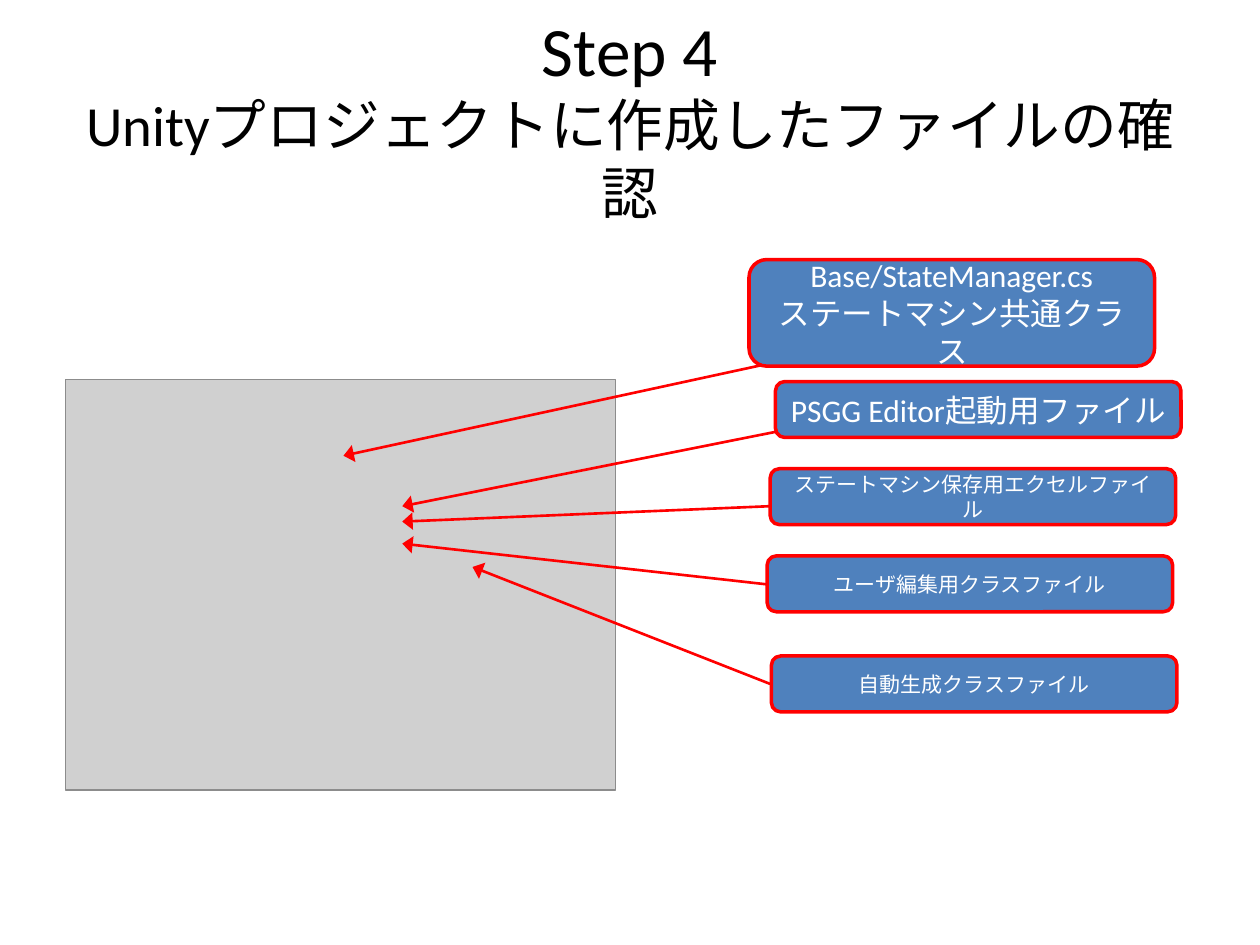
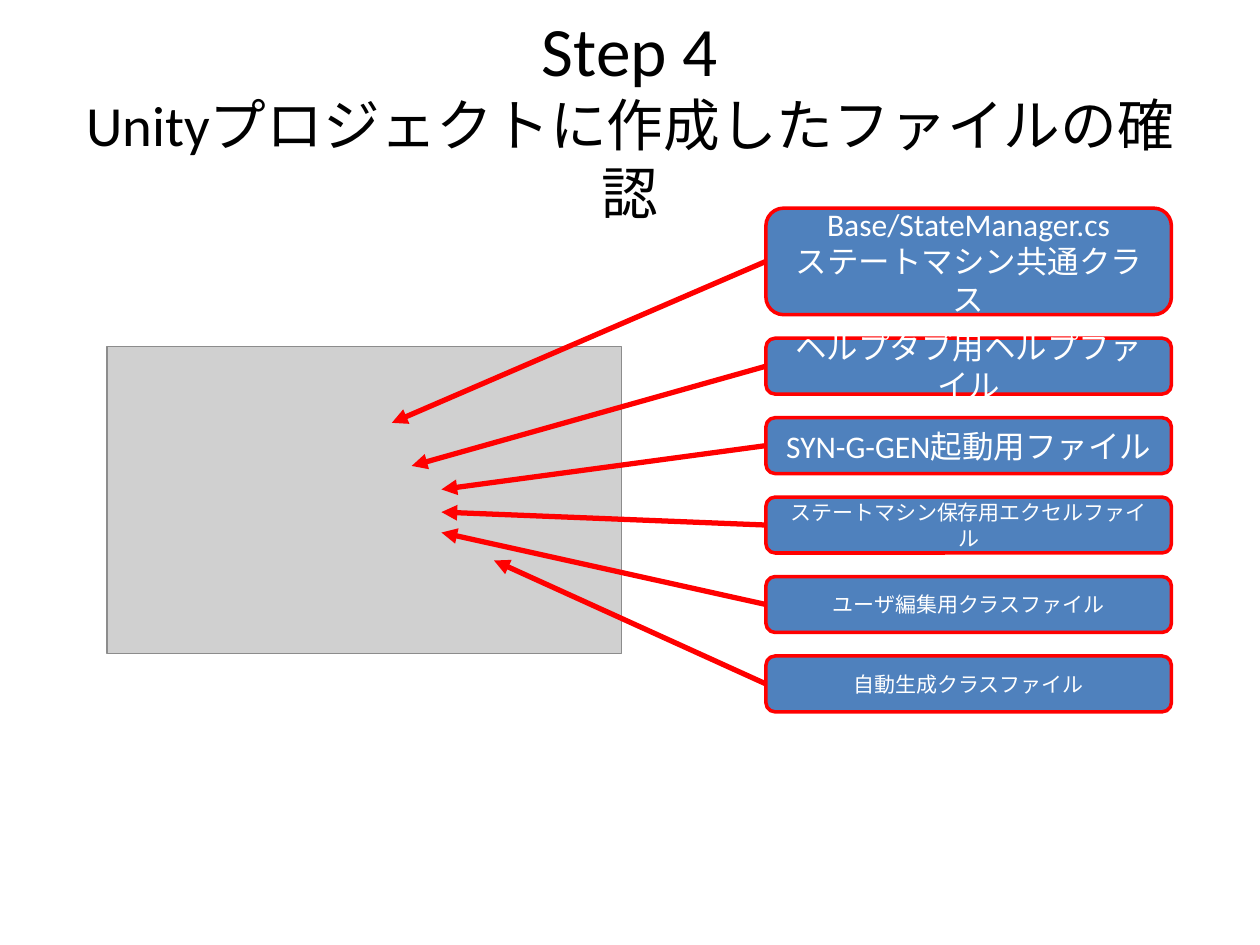
Before and after one commit to NNNIC/psgg-unity-tutorial, a slide deck: slide 8 of doc/PSGG Unity Tutorial #1.pptx. Drawn at 1260x945 pixels with LibreOffice and Linux fonts; fonts in the diff are those of the drawing; grey boxes stand for pictures. Boxes give left, top, right and bottom in pixels: in the first picture for what was removed or moved away, otherwise in the second. Text is boxed around its words. In the diff, an @@ line names an element or a change of style, - is before the commit and + after.

```diff
--- a/doc/PSGG Unity Tutorial #1.pptx
+++ b/doc/PSGG Unity Tutorial #1.pptx
@@ rounded rectangle "Base/StateManager.cs": place and size @@
-rounded rectangle "Base/StateManager.cs" at (748,260,1154,367)
+rounded rectangle "Base/StateManager.cs" at (766,208,1172,315)
@@ arrow added from (766, 261) to (392, 423), #FF0000 3 pt @@
@@ picture: place and size @@
-picture at (66,379,615,790)
+picture at (107,346,621,654)
@@ rounded rectangle added at (766,338,1172,393), fill #4F81BD, outline #FF0000 2 pt, 18 pt, text #FFFFFF @@
+ヘルプタブ用ヘルプファイル
@@ arrow moved from (770, 363) - (344, 456) to (766, 367) - (412, 466) @@
@@ arrow (766, 367) - (412, 466): stroke #FF0000 1.5 pt to #FF0000 3 pt @@
@@ rounded rectangle "SYN-G-GEN起動用ファイル": place and size @@
-rounded rectangle "SYN-G-GEN起動用ファイル" at (775,382,1181,437)
+rounded rectangle "SYN-G-GEN起動用ファイル" at (766,417,1172,472)
@@ arrow moved from (775, 432) - (402, 507) to (766, 446) - (441, 489) @@
@@ arrow (766, 446) - (441, 489): stroke #FF0000 1.5 pt to #FF0000 3 pt @@
@@ text in rounded rectangle at (786,431,1151,461): text changed @@
-PSGG Editor起動用ファイル
+SYN-G-GEN起動用ファイル
@@ rounded rectangle "ステートマシン保存用エクセルファイル": place and size @@
-rounded rectangle "ステートマシン保存用エクセルファイル" at (770,469,1176,524)
+rounded rectangle "ステートマシン保存用エクセルファイル" at (766,498,1172,553)
@@ arrow moved from (770, 507) - (402, 522) to (766, 525) - (441, 512) @@
@@ arrow (766, 525) - (441, 512): stroke #FF0000 1.5 pt to #FF0000 3 pt @@
@@ arrow moved from (770, 585) - (402, 543) to (766, 605) - (441, 533) @@
@@ arrow (766, 605) - (441, 533): stroke #FF0000 1.5 pt to #FF0000 3 pt @@
@@ arrow moved from (770, 684) - (472, 567) to (766, 684) - (494, 561) @@
@@ arrow (766, 684) - (494, 561): stroke #FF0000 1.5 pt to #FF0000 3 pt @@
@@ rounded rectangle "ユーザ編集用クラスファイル": place and size @@
-rounded rectangle "ユーザ編集用クラスファイル" at (767,556,1173,611)
+rounded rectangle "ユーザ編集用クラスファイル" at (766,577,1172,633)
@@ rounded rectangle "自動生成クラスファイル": place and size @@
-rounded rectangle "自動生成クラスファイル" at (771,656,1177,712)
+rounded rectangle "自動生成クラスファイル" at (766,656,1172,712)
```
Also in this commit, not shown: 1 other slide changed, 2 slides added, 2 slides removed, 1 other file.
